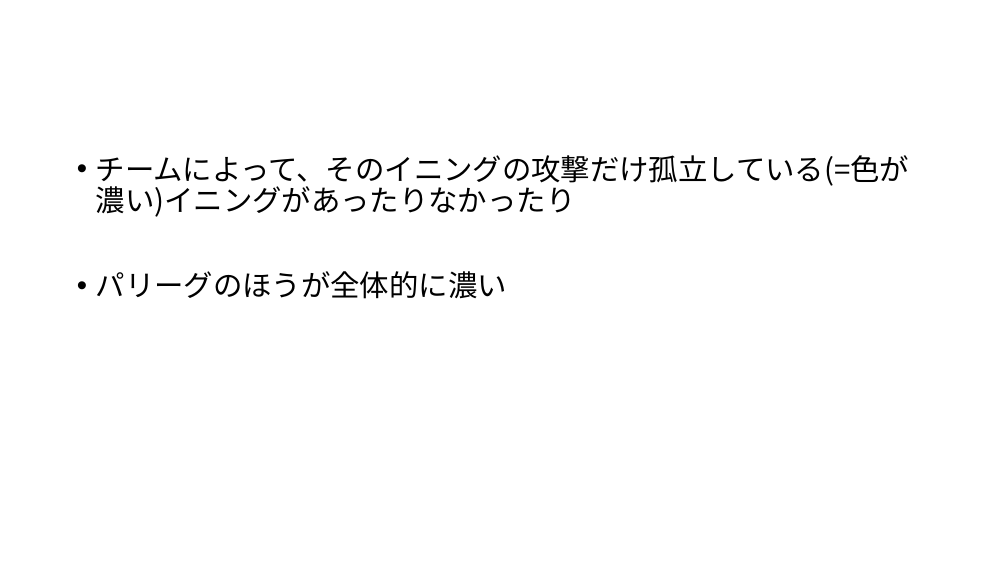
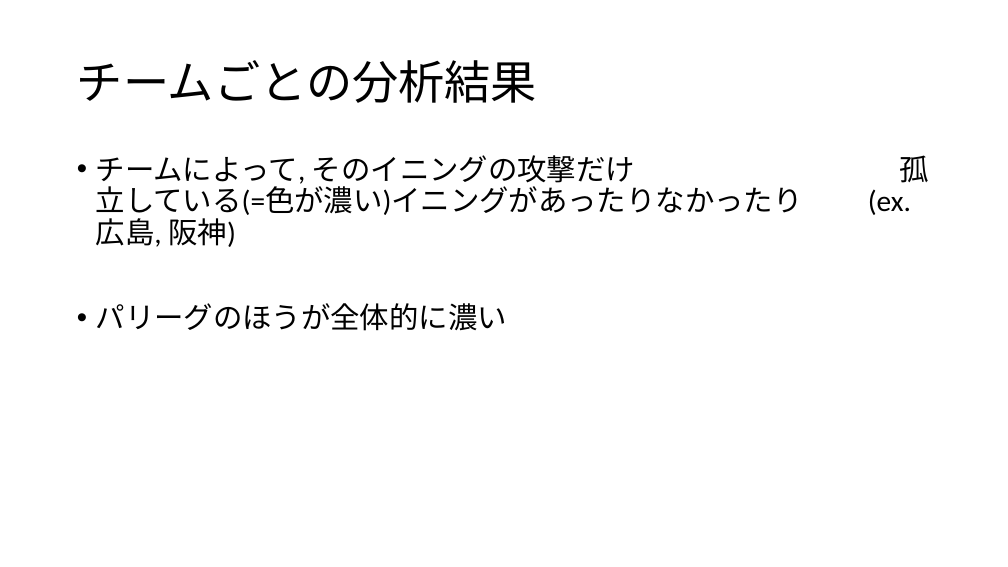
Before and after one commit to hsoccer/baseball, a slide deck: slide 11 of presentation/ゼミ論20181030.pptx (slide 9 before the commit). Drawn at 1008x567 pixels with LibreOffice and Linux fonts; fonts in the diff are those of the drawing. Boxes give left, top, right and bottom in pixels: in the first picture for what was removed or moved away, otherwise in the second. Text is boxed around its words. In the diff, an @@ line names an element or a change of style, - is before the commit and + after.

```diff
--- a/presentation/ゼミ論20181030.pptx
+++ b/presentation/ゼミ論20181030.pptx
@@ title added at [77,60,537,103], 44 pt, text #000000 @@
+チームごとの分析結果
@@ text at [96,155,803,247]: text changed; font Noto Sans CJK JP to Calibri @@
-• チームによって、そのイニングの攻撃だけ孤立している(=色が濃い)イニングがあったりなかったり
+• チームによって, そのイニングの攻撃だけ 孤立している(=色が濃い)イニングがあったりなかったり (ex. 広島, 阪神)
@@ text at [96,303,507,331]: font Noto Sans CJK JP to Calibri in "パリーグのほうが全体的に濃い" @@
```
Also in this commit, not shown: 11 other slides changed, 5 slides added, 3 other files.
